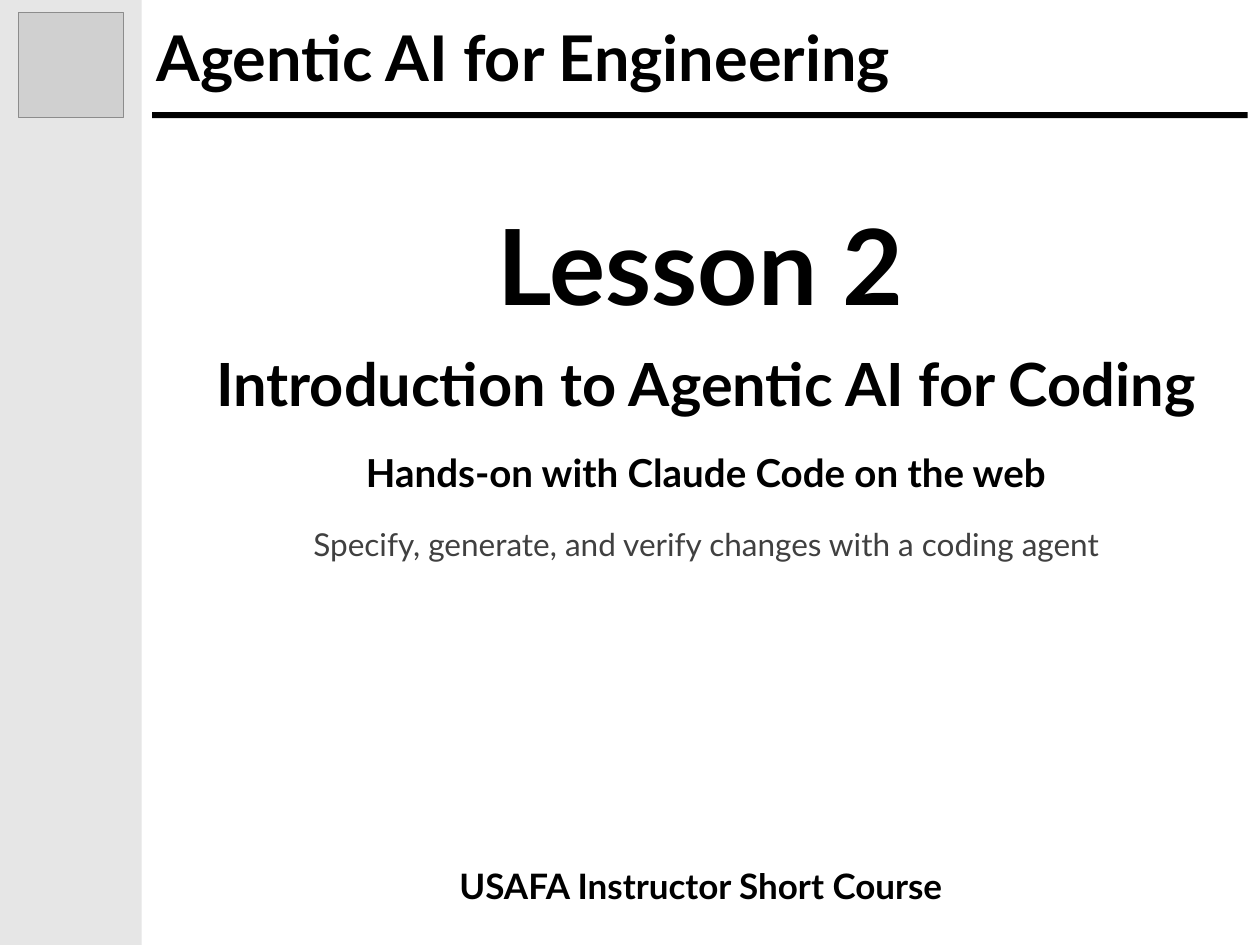
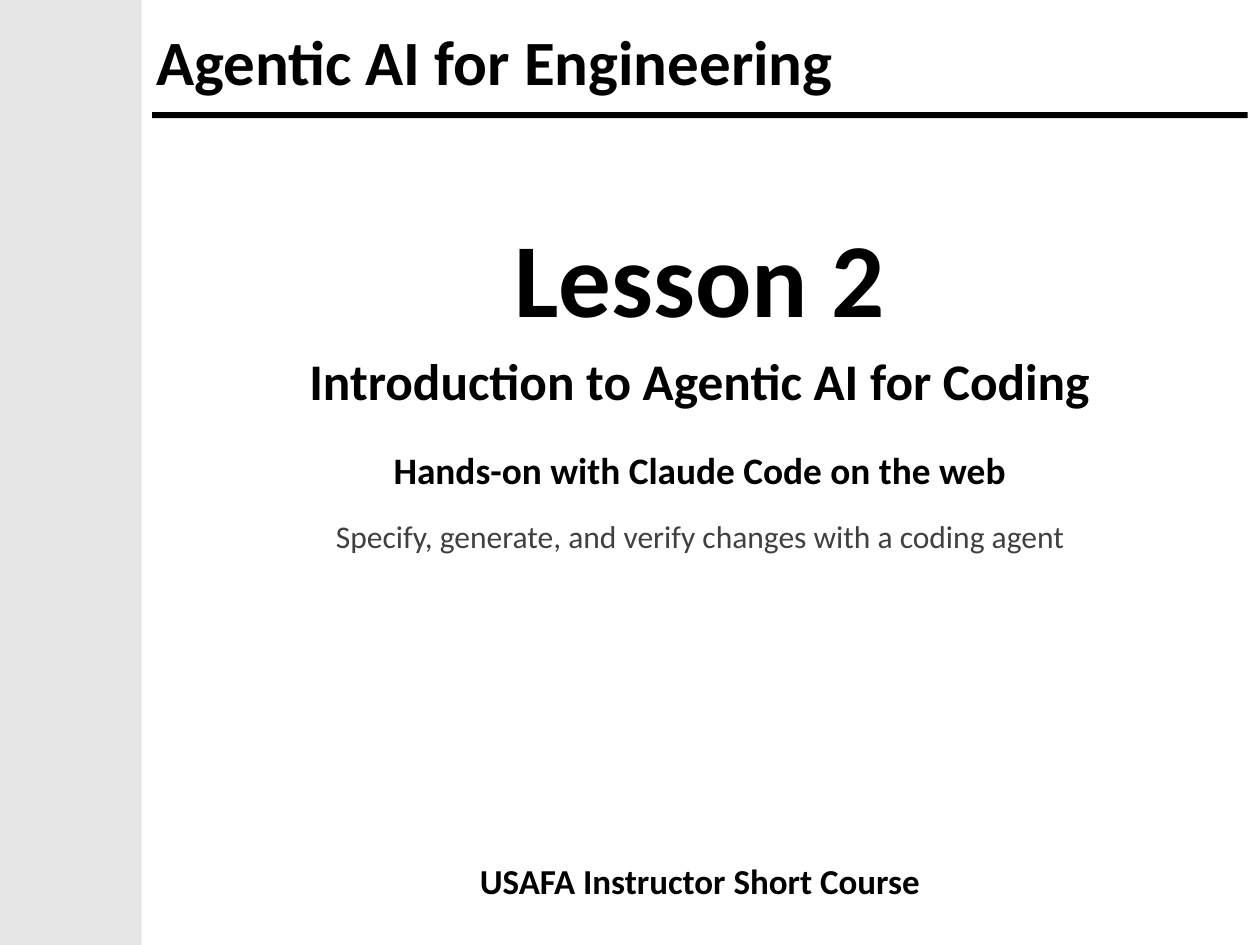
Before and after one commit to usafa-dfas/Agentic-AI-for-Engineering, a slide deck: slide 1 of Lesson Material/LSN 2 - Introduction to Agentic AI for Coding/Agentic_AI_for_Engineering_Lesson_2.pptx. Drawn at 1260x945 pixels with LibreOffice and Linux fonts; fonts in the diff are those of the drawing; grey boxes stand for pictures; background and template pictures are left out. Boxes give left, top, right and bottom in pixels: in the first picture for what was removed or moved away, otherwise in the second. Text is boxed around its words. In the diff, an @@ line names an element or a change of style, - is before the commit and + after.

```diff
--- a/Lesson Material/LSN 2 - Introduction to Agentic AI for Coding/Agentic_AI_for_Engineering_Lesson_2.pptx
+++ b/Lesson Material/LSN 2 - Introduction to Agentic AI for Coding/Agentic_AI_for_Engineering_Lesson_2.pptx
@@ rectangle removed at box(0, 0, 142, 945) @@
@@ rectangle added at box(0, 0, 142, 945), fill #E6E6E6 @@
@@ picture removed at box(18, 13, 123, 118) @@
@@ title "Agentic AI for Engineering" at box(156, 40, 832, 96): font Lato to Calibri; line spacing 0.75 to 0.9 @@
@@ text "Lesson 2": place and size @@
-text "Lesson 2" at box(498, 228, 904, 306)
+text "Lesson 2" at box(515, 248, 885, 318)
@@ text "Lesson 2" at box(515, 248, 885, 318): font Lato to Calibri; line spacing 0.75 to 1 @@
@@ text "Introduction to Agentic AI for ...": place and size @@
-text "Introduction to Agentic AI for ..." at box(216, 361, 1196, 416)
+text "Introduction to Agentic AI for ..." at box(309, 364, 1090, 409)
@@ text "Introduction to Agentic AI for ..." at box(309, 364, 1090, 409): size 51 to 44 pt, font Lato to Calibri; line spacing 0.82 to 1 @@
@@ text "Hands-on with Claude Code on ...": place and size @@
-text "Hands-on with Claude Code on ..." at box(366, 458, 1046, 488)
+text "Hands-on with Claude Code on ..." at box(394, 457, 1005, 485)
@@ text "Hands-on with Claude Code on ..." at box(394, 457, 1005, 485): size 33 to 32 pt, font Lato to Calibri @@
@@ text "Specify, generate, and verify changes ...": place and size @@
-text "Specify, generate, and verify changes ..." at box(313, 533, 1099, 562)
+text "Specify, generate, and verify changes ..." at box(336, 526, 1064, 554)
@@ text "Specify, generate, and verify changes ..." at box(336, 526, 1064, 554): font Lato to Calibri @@
@@ text "USAFA Instructor Short Course" at box(480, 869, 920, 895): font Lato to Calibri @@
@@ text "USAFA Instructor Short Course": place and size @@
-text "USAFA Instructor Short Course" at box(459, 873, 943, 900)
+text "USAFA Instructor Short Course" at box(480, 869, 920, 895)
```
Also in this commit, not shown: 21 other slides changed, 4 other files.
